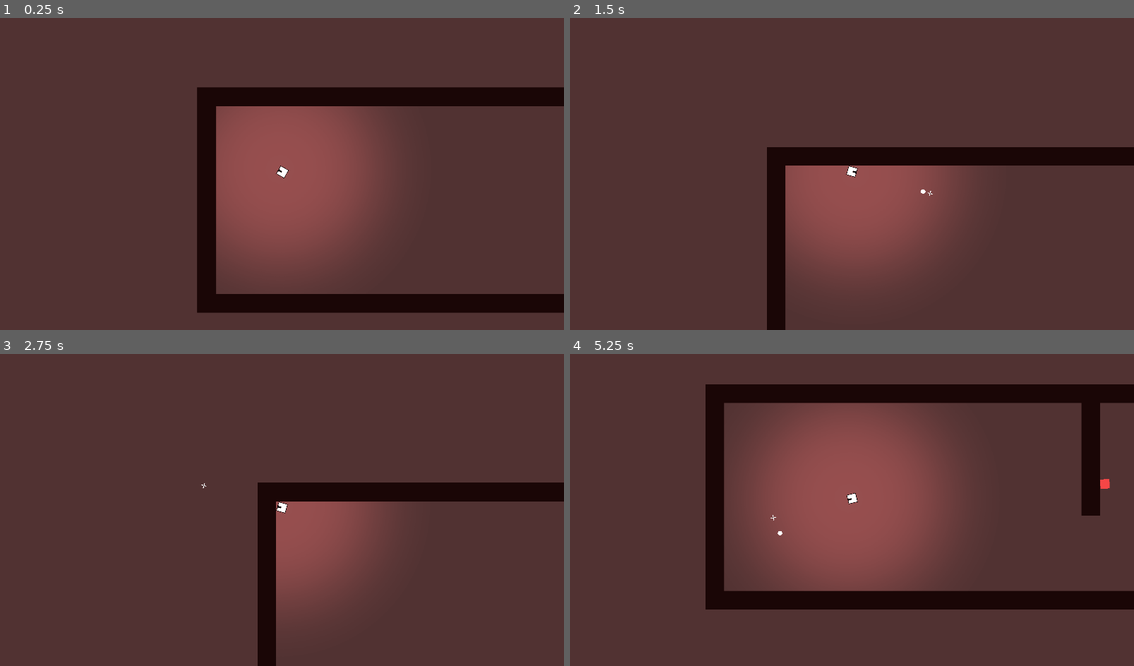
Above: before the commit, frames 1-4 (two rows, left to right).
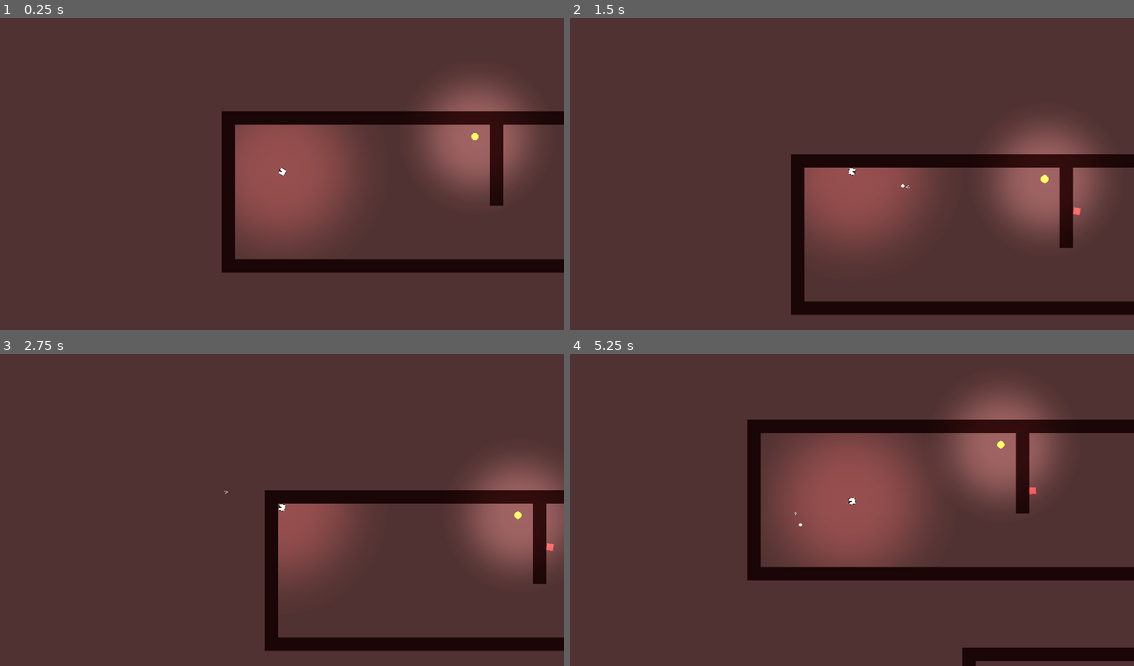
Above: after the commit, the same moments.

Repository: dewald-els/brackeys-202301-topdown
Game: Godot game, scene res://scenes/GameWorld.tscn
Two runs of this game, one before a commit and one after it. Both use one fixed random seed, a clock stepped at 60 frames per second and the inputs below.
Inputs (mouse positions are in pixels of both pictures, inside the frame that each line leads up to):
- Up to frame 1 (0.25 s): no input
- Up to frame 2 (1.5 s): move the mouse to (823, 236) at 0.52 s; hold W (player_up) from 0.53 s (still down); click (823, 236) at 0.6 s; move the mouse to (1021, 217) at 1.27 s; click (1021, 217) at 1.35 s
- Up to frame 3 (2.75 s): tap Enter at 2 s; move the mouse to (112, 460) at 2.02 s; release W (player_up) at 2.03 s; hold A (player_left) from 2.03 s (still down); click (112, 460) at 2.1 s
- Up to frame 4 (5.25 s): move the mouse to (880, 506) at 2.77 s; click (880, 506) at 2.85 s; move the mouse to (767, 428) at 3.52 s; release A (player_left) at 3.53 s; hold S (player_down) 3.53-4.28 s; click (767, 428) at 3.6 s; move the mouse to (976, 491) at 4.27 s; hold D (player_right) 4.28-5.03 s; click (976, 491) at 4.35 s; move the mouse to (739, 522) at 5.02 s; hold W (player_up) from 5.03 s (still down); click (739, 522) at 5.1 s

The runs differ from the first frame. In frame 1, 23% of the frame differs, in the area x 34-100%, y 20-95%; in frame 2, 15%; in frame 3, 11%; in frame 4, 29%, in the area x 24-100%, y 9-100%.

Commit message:
wip: Enemy spawner, Coins

Diff:
--- /dev/null
+++ b/autoloaders/CoinManager.gd
@@ -0,0 +1,13 @@
+extends Node
+
+var total_coins = 0
+var collected_coins = 0
+var remaining_coins = 0
+
+func _ready() -> void:
+	var coins = get_tree().get_nodes_in_group("coin")
+	total_coins = coins.size()
+	remaining_coins = total_coins
+
+func handle_coin_collected() -> void:
+	print("Coin collected")
--- a/autoloaders/SignalBus.gd
+++ b/autoloaders/SignalBus.gd
@@ -1,3 +1,5 @@
 extends Node
 
 signal on_enemy_killed
+
+signal on_coin_collected
--- a/project.godot
+++ b/project.godot
@@ -19,10 +19,20 @@
 "language": "GDScript",
 "path": "res://managers/BulletManager/BulletManager.gd"
 }, {
+"base": "Node2D",
+"class": "Coin",
+"language": "GDScript",
+"path": "res://scenes/Coin/Coin.gd"
+}, {
 "base": "KinematicBody2D",
 "class": "Enemy",
 "language": "GDScript",
 "path": "res://scenes/Enemy/Enemy.gd"
+}, {
+"base": "Node2D",
+"class": "EnemySpawner",
+"language": "GDScript",
+"path": "res://scenes/EnemySpawner/EnemySpawner.gd"
 }, {
 "base": "Camera2D",
 "class": "GameCamera",
@@ -42,7 +52,9 @@
 _global_script_class_icons={
 "Bullet": "",
 "BulletManager": "",
+"Coin": "",
 "Enemy": "",
+"EnemySpawner": "",
 "GameCamera": "",
 "GameWorld": "",
 "Player": ""
@@ -57,6 +69,7 @@
 [autoload]
 
 SignalBus="*res://autoloaders/SignalBus.gd"
+CoinManager="*res://autoloaders/CoinManager.gd"
 
 [display]
 
--- /dev/null
+++ b/scenes/Coin/Coin.gd
@@ -0,0 +1,23 @@
+extends Node2D
+class_name Coin
+
+
+# Declare member variables here. Examples:
+# var a = 2
+# var b = "text"
+
+
+# Called when the node enters the scene tree for the first time.
+func _ready():
+	pass # Replace with function body.
+
+
+# Called every frame. 'delta' is the elapsed time since the previous frame.
+#func _process(delta):
+#	pass
+
+
+func _on_CollectArea2D_body_entered(body):
+	if "Player" in body.name:
+		SignalBus.emit_signal("on_coin_collected")
+		queue_free()
--- /dev/null
+++ b/scenes/Coin/Coin.tscn
@@ -0,0 +1,47 @@
+[gd_scene load_steps=6 format=2]
+
+[ext_resource path="res://artwork/white-circle.png" type="Texture" id=1]
+[ext_resource path="res://artwork/light.png" type="Texture" id=2]
+[ext_resource path="res://scenes/Coin/Coin.gd" type="Script" id=3]
+
+[sub_resource type="CircleShape2D" id=1]
+radius = 13.0384
+
+[sub_resource type="Animation" id=2]
+resource_name = "Pulse"
+loop = true
+tracks/0/type = "value"
+tracks/0/path = NodePath("Sprite:scale")
+tracks/0/interp = 2
+tracks/0/loop_wrap = true
+tracks/0/imported = false
+tracks/0/enabled = true
+tracks/0/keys = {
+"times": PoolRealArray( 0, 0.5 ),
+"transitions": PoolRealArray( 1, 1 ),
+"update": 0,
+"values": [ Vector2( 1, 1 ), Vector2( 1.25, 1.25 ) ]
+}
+
+[node name="Coin" type="Node2D" groups=["coin"]]
+script = ExtResource( 3 )
+
+[node name="CollectArea2D" type="Area2D" parent="."]
+
+[node name="CollisionShape2D" type="CollisionShape2D" parent="CollectArea2D"]
+shape = SubResource( 1 )
+
+[node name="Sprite" type="Sprite" parent="."]
+modulate = Color( 0.85098, 0.905882, 0.211765, 1 )
+scale = Vector2( 1.24935, 1.24935 )
+texture = ExtResource( 1 )
+
+[node name="AnimationPlayer" type="AnimationPlayer" parent="."]
+autoplay = "Pulse"
+anims/Pulse = SubResource( 2 )
+
+[node name="Light2D" type="Light2D" parent="."]
+texture = ExtResource( 2 )
+texture_scale = 0.5
+
+[connection signal="body_entered" from="CollectArea2D" to="." method="_on_CollectArea2D_body_entered"]
--- a/scenes/Enemy/Enemy.gd
+++ b/scenes/Enemy/Enemy.gd
@@ -8,7 +8,6 @@
 
 
 export (EnemyType)var enemy_type = EnemyType.NORMAL
-
 
 onready var health_bar = $Health
 
@@ -50,6 +49,9 @@
 	motion = move_and_slide(motion)
 
 
+func set_type(enemy_type) -> void:
+	self.enemy_type = enemy_type
+
 func _on_Area2D_area_entered(area):
 	if area.is_in_group("bullet"):
 		health -= 1
--- /dev/null
+++ b/scenes/EnemySpawner/EnemySpawner.gd
@@ -0,0 +1,18 @@
+extends Node2D
+class_name EnemySpawner
+
+enum EnemyType {
+	NORMAL,
+	LARGE
+}
+
+var _enemy = preload("res://scenes/Enemy/Enemy.tscn")
+
+export(EnemyType) var enemy_type = EnemyType.NORMAL
+
+func _ready():
+	var enemy_instance = _enemy.instance();
+	enemy_instance.global_position = global_position
+	enemy_instance.set_type(enemy_type)
+	print("Adding enemy", position, global_position)
+	add_child(enemy_instance)
--- /dev/null
+++ b/scenes/EnemySpawner/EnemySpawner.tscn
@@ -0,0 +1,6 @@
+[gd_scene load_steps=2 format=2]
+
+[ext_resource path="res://scenes/EnemySpawner/EnemySpawner.gd" type="Script" id=1]
+
+[node name="EnemySpawner" type="Node2D"]
+script = ExtResource( 1 )
--- a/scenes/GameWorld.gd
+++ b/scenes/GameWorld.gd
@@ -7,10 +7,12 @@
 func _ready() -> void:
 	var _conn = player.connect("player_fired_bullet", bullet_manager, "handle_bullet_spawned")
 	var _enemy_killed = SignalBus.connect("on_enemy_killed", self, "handle_enemy_killed")
+	var _coin_collected = SignalBus.connect("on_coin_collected", CoinManager, "handle_coin_collected")
 
 func handle_enemy_killed() -> void:
 	print("Enemy was killed")
 
+
 func _process(delta):
 	if Input.is_action_just_pressed("toggle_fullscreen"):
 		OS.window_fullscreen = !OS.window_fullscreen
--- a/scenes/GameWorld.tscn
+++ b/scenes/GameWorld.tscn
@@ -7,13 +7,20 @@
 [ext_resource path="res://scenes/Player/Player.tscn" type="PackedScene" id=5]
 [ext_resource path="res://managers/BulletManager/BulletManager.tscn" type="PackedScene" id=6]
 [ext_resource path="res://GameCamera.tscn" type="PackedScene" id=7]
+[ext_resource path="res://scenes/Coin/Coin.tscn" type="PackedScene" id=8]
 
 [node name="GameWorld" type="Node2D" groups=["game_world"]]
 script = ExtResource( 3 )
 
+[node name="PanelContainer" type="PanelContainer" parent="."]
+anchor_right = 1.0
+anchor_bottom = 1.0
+size_flags_horizontal = 3
+size_flags_vertical = 3
+
 [node name="GameCamera" parent="." instance=ExtResource( 7 )]
 current = true
-zoom = Vector2( 0.5, 0.5 )
+zoom = Vector2( 0.7, 0.7 )
 
 [node name="Floor" type="Sprite" parent="GameCamera"]
 modulate = Color( 0.321569, 0.2, 0.2, 1 )
@@ -35,74 +42,10 @@
 format = 1
 tile_data = PoolIntArray( 0, 0, 0, 1, 0, 0, 2, 0, 0, 3, 0, 0, 4, 0, 0, 5, 0, 0, 6, 0, 0, 7, 0, 0, 8, 0, 0, 9, 0, 0, 10, …(11041 unchanged characters)…
 
+[node name="Coins" type="Node" parent="."]
+
+[node name="Coin" parent="Coins" instance=ExtResource( 8 )]
+position = Vector2( 604, 60 )
+
 [node name="Enemy" parent="." instance=ExtResource( 4 )]
-position = Vector2( 2110, 704 )
-
-[node name="Enemy5" parent="." instance=ExtResource( 4 )]
-position = Vector2( 2131, 189 )
-
-[node name="Enemy7" parent="." instance=ExtResource( 4 )]
-position = Vector2( 995, 200 )
-
-[node name="Enemy2" parent="." instance=ExtResource( 4 )]
-position = Vector2( 2127, 1345 )
-
-[node name="Enemy3" parent="." instance=ExtResource( 4 )]
-position = Vector2( 1065, 765 )
-enemy_type = 1
-
-[node name="Enemy4" parent="." instance=ExtResource( 4 )]
-position = Vector2( 189, 1248 )
-
-[node name="Enemy6" parent="." instance=ExtResource( 4 )]
-position = Vector2( 1067, 1254 )
-
-[node name="Enemy8" parent="." instance=ExtResource( 4 )]
-position = Vector2( 2239, 2015 )
-enemy_type = 1
-
-[node name="Enemy13" parent="." instance=ExtResource( 4 )]
-position = Vector2( 1868, 2396 )
-enemy_type = 1
-
-[node name="Enemy14" parent="." instance=ExtResource( 4 )]
-position = Vector2( 1855, 2495 )
-enemy_type = 1
-
-[node name="Enemy18" parent="." instance=ExtResource( 4 )]
-position = Vector2( 1858, 1953 )
-
-[node name="Enemy19" parent="." instance=ExtResource( 4 )]
-position = Vector2( 2307, 2385 )
-
-[node name="Enemy20" parent="." instance=ExtResource( 4 )]
-position = Vector2( 2318, 2529 )
-
-[node name="Enemy9" parent="." instance=ExtResource( 4 )]
-position = Vector2( 2312, 2895 )
-
-[node name="Enemy10" parent="." instance=ExtResource( 4 )]
-position = Vector2( 114, 2860 )
-enemy_type = 1
-
-[node name="Enemy11" parent="." instance=ExtResource( 4 )]
-position = Vector2( 1253, 1973 )
-
-[node name="Enemy15" parent="." instance=ExtResource( 4 )]
-position = Vector2( 823, 1992 )
-
-[node name="Enemy16" parent="." instance=ExtResource( 4 )]
-position = Vector2( 834, 2857 )
-
-[node name="Enemy17" parent="." instance=ExtResource( 4 )]
-position = Vector2( 989, 2876 )
-
-[node name="Enemy21" parent="." instance=ExtResource( 4 )]
-position = Vector2( 1753, 2889 )
-
-[node name="Enemy22" parent="." instance=ExtResource( 4 )]
-position = Vector2( 948, 2211 )
-
-[node name="Enemy12" parent="." instance=ExtResource( 4 )]
-position = Vector2( 536, 2423 )
-enemy_type = 1
+position = Vector2( 974, 188 )
Not shown: 1 places in scenes/GameWorld.tscn that only renumber resources
